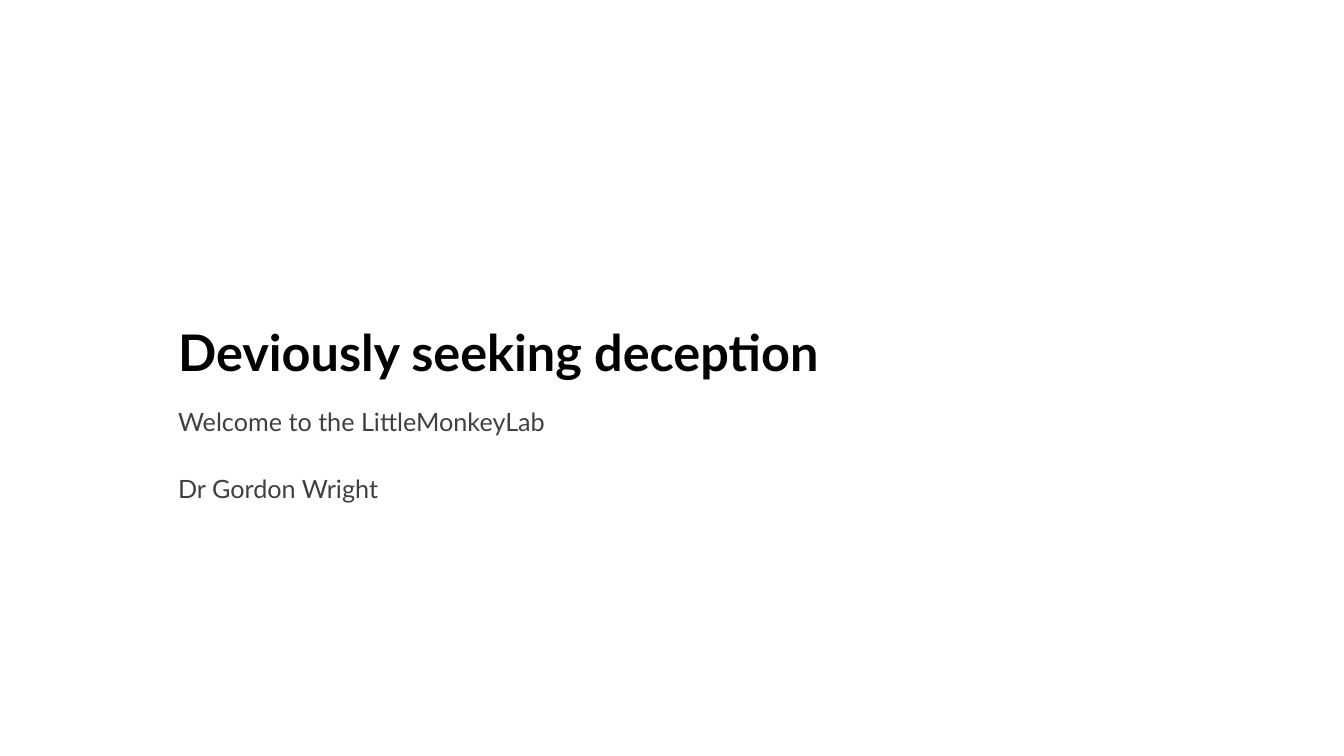
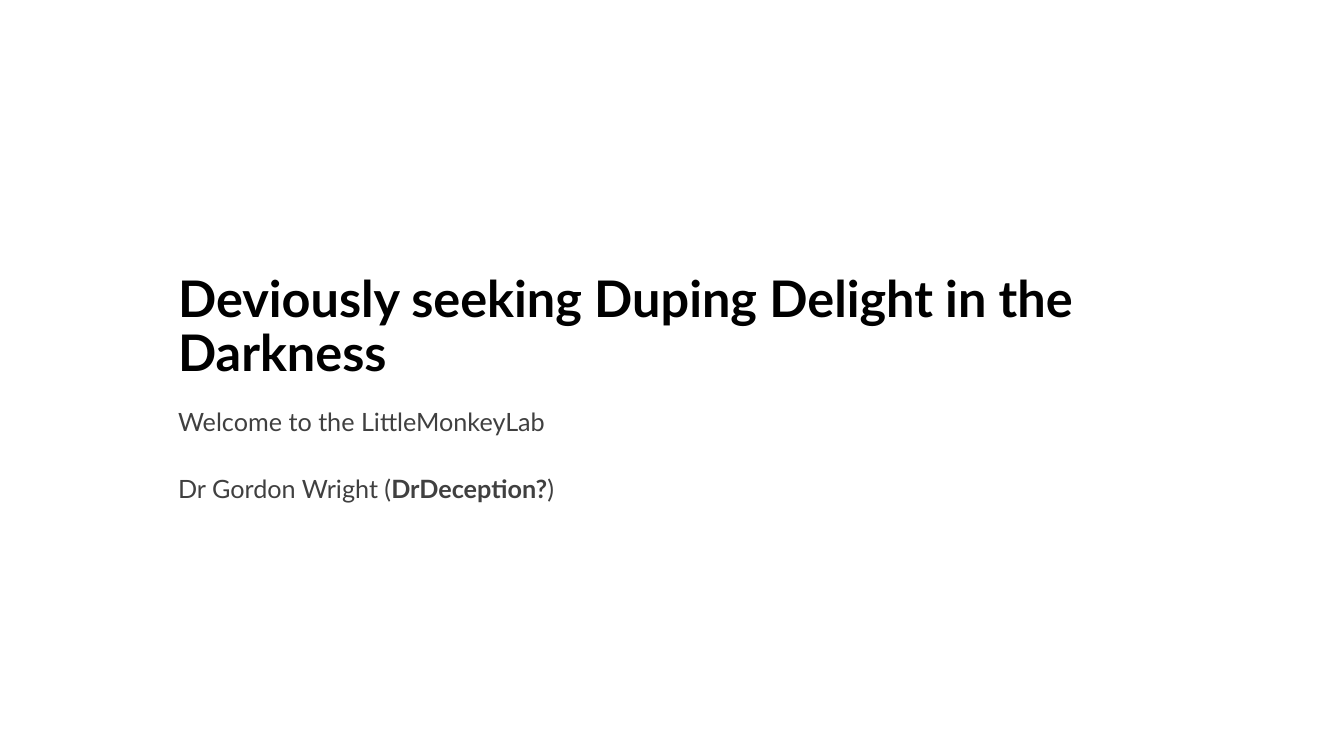
Before and after one commit to LittleMonkeyLab/PS52007Dslides, a slide deck: slide 1 of _site/lectures/Lecture08/PS51009Week8.pptx. Drawn at 1344x756 pixels with LibreOffice and Linux fonts; fonts in the diff are those of the drawing; background and template pictures are left out. Boxes give left, top, right and bottom in pixels: in the first picture for what was removed or moved away, otherwise in the second. Text is boxed around its words. In the diff, an @@ line names an element or a change of style, - is before the commit and + after.

```diff
--- a/_site/lectures/Lecture08/PS51009Week8.pptx
+++ b/_site/lectures/Lecture08/PS51009Week8.pptx
@@ title at (x1=178, y1=279, x2=1073, y2=372): text changed @@
-Deviously seeking deception
+Deviously seeking Duping Delight in the Darkness
@@ subtitle at (x1=178, y1=412, x2=554, y2=503): text changed @@
-Welcome to the LittleMonkeyLab
-Dr Gordon Wright
+Welcome to the LittleMonkeyLab
+Dr Gordon Wright (DrDeception?)
```
Also in this commit, not shown: 2 slides added, 36 other files.
